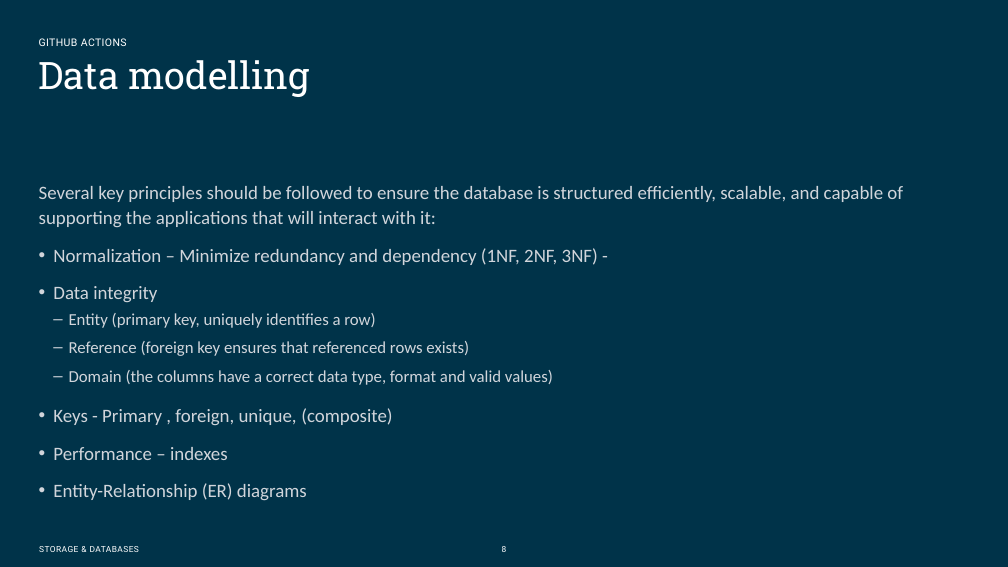
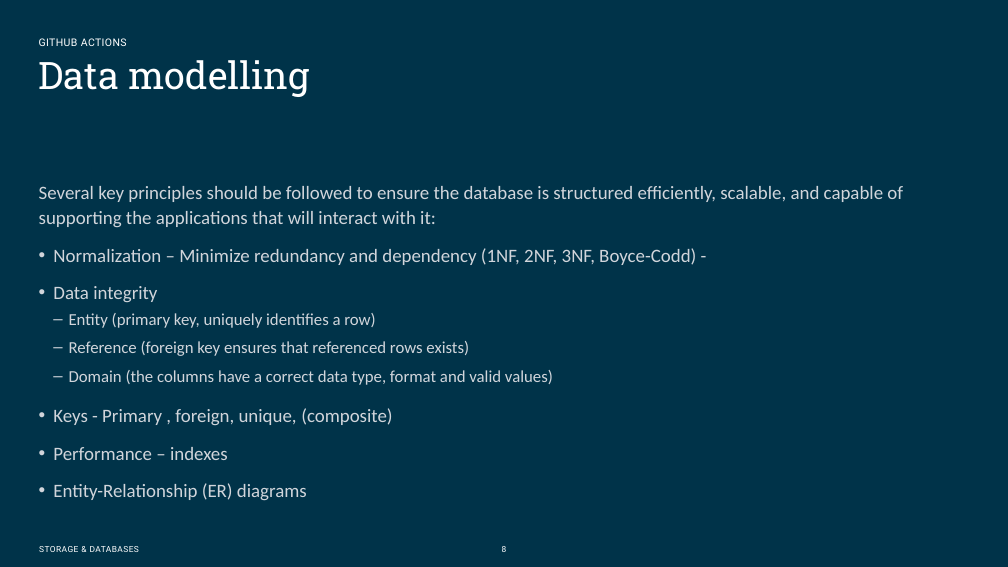
Before and after one commit to Omegapoint-Norge-Academy/storage-and-databases, a slide deck: slide 8 of Presentation material/Databases APP.pptx. Drawn at 1008x567 pixels with LibreOffice and Linux fonts; fonts in the diff are those of the drawing; background and template pictures are left out. Boxes give left, top, right and bottom in pixels: in the first picture for what was removed or moved away, otherwise in the second. Text is boxed around its words. In the diff, an @@ line names an element or a change of style, - is before the commit and + after.

```diff
--- a/Presentation material/Databases APP.pptx
+++ b/Presentation material/Databases APP.pptx
@@ text at bbox=[53, 248, 696, 265]: text changed @@
-• Normalization – Minimize redundancy and dependency (1NF, 2NF, 3NF) - Theory
+• Normalization – Minimize redundancy and dependency (1NF, 2NF, 3NF, Boyce-Codd) - Theory
```
Also in this commit, not shown: 1 other slide changed.
